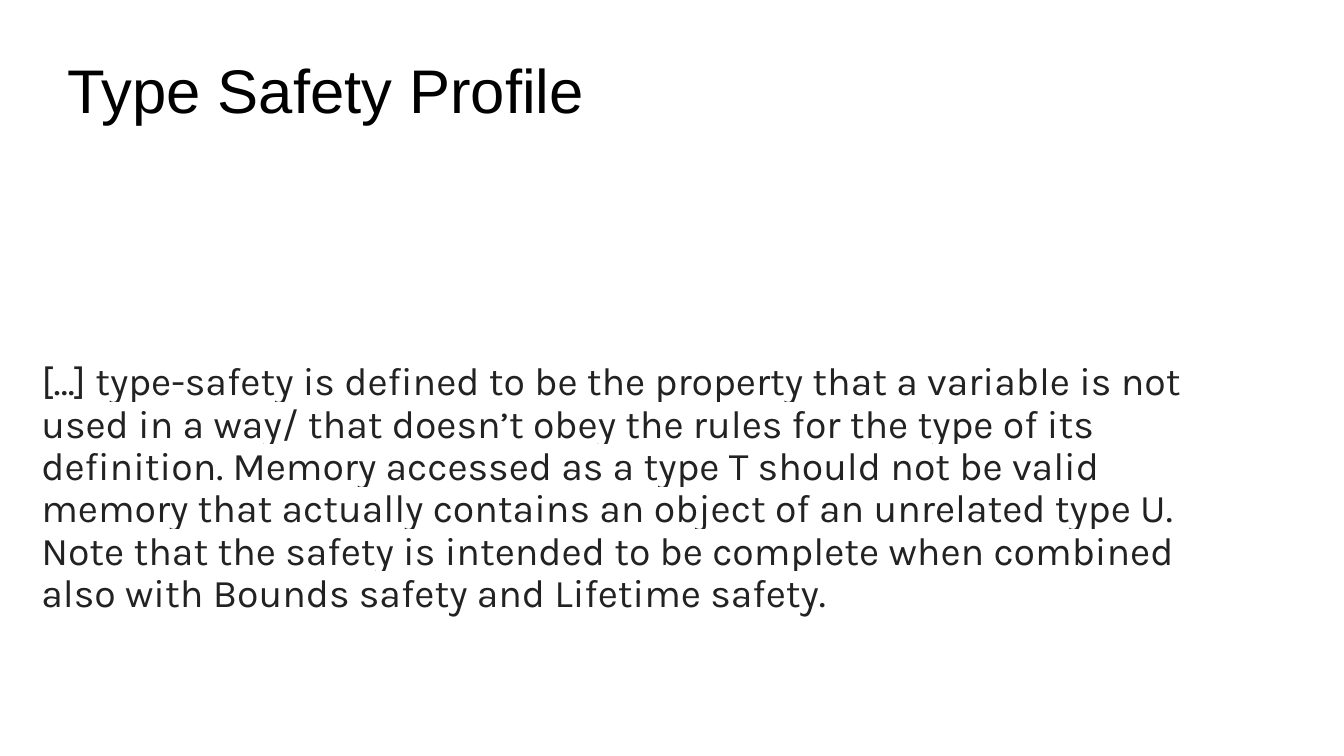
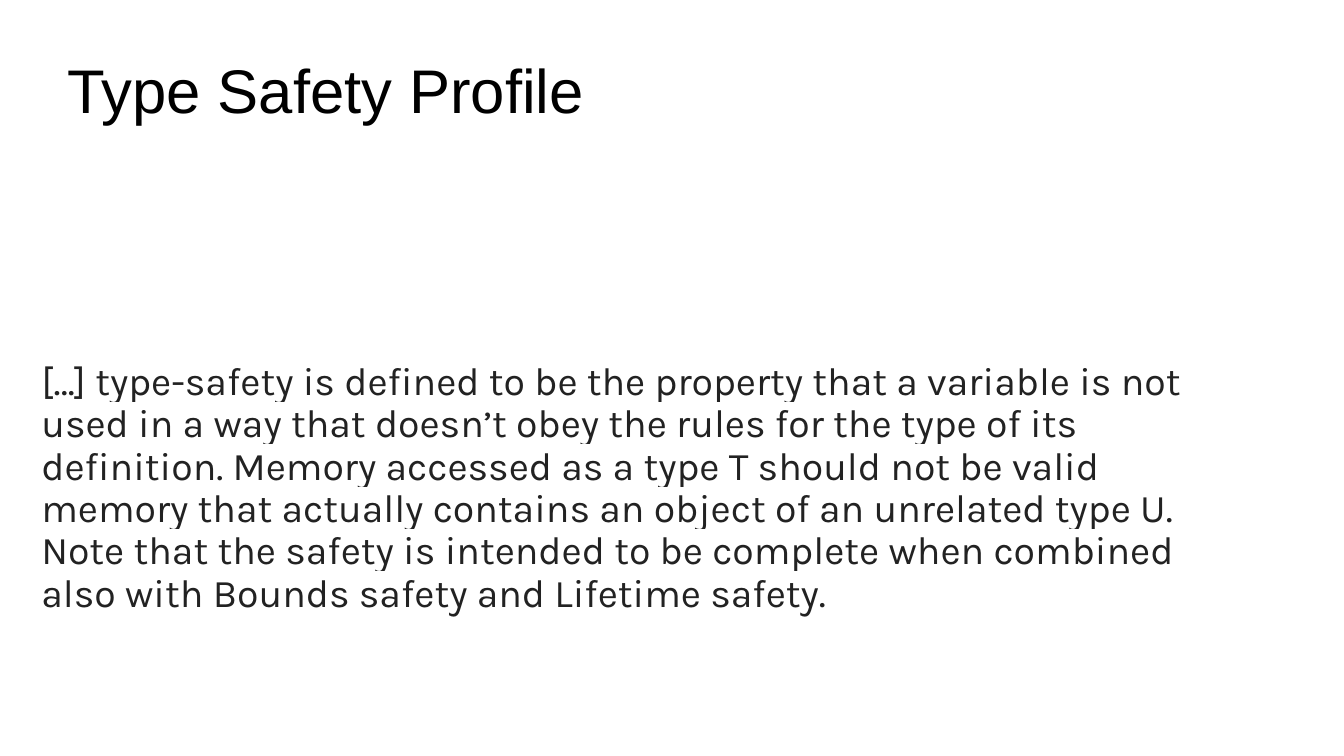
Before and after one commit to LongArmMcGee/cpp-safety, a slide deck: slide 17 of images/safe_cpp_graphics.pptx (slide 13 before the commit). Drawn at 1344x756 pixels with LibreOffice and Linux fonts; fonts in the diff are those of the drawing. Boxes give left, top, right and bottom in pixels: in the first picture for what was removed or moved away, otherwise in the second. Text is boxed around its words. In the diff, an @@ line names an element or a change of style, - is before the commit and + after.

```diff
--- a/images/safe_cpp_graphics.pptx
+++ b/images/safe_cpp_graphics.pptx
@@ subtitle at (41, 368, 1181, 617): text changed @@
-[…] type-safety is defined to be the property that a variable is not used in a way/ that doesn’t obey the rules for the type of its definition. Memory accessed as a type T should not be valid memory that actually contains an object of an unrelated type U. Note that the safety is intended to be complete when combined also with Bounds safety and Lifetime safety.
+[…] type-safety is defined to be the property that a variable is not used in a way that doesn’t obey the rules for the type of its definition. Memory accessed as a type T should not be valid memory that actually contains an object of an unrelated type U. Note that the safety is intended to be complete when combined also with Bounds safety and Lifetime safety.
```
Also in this commit, not shown: 24 other slides changed, 9 slides added, 1 slide removed.
